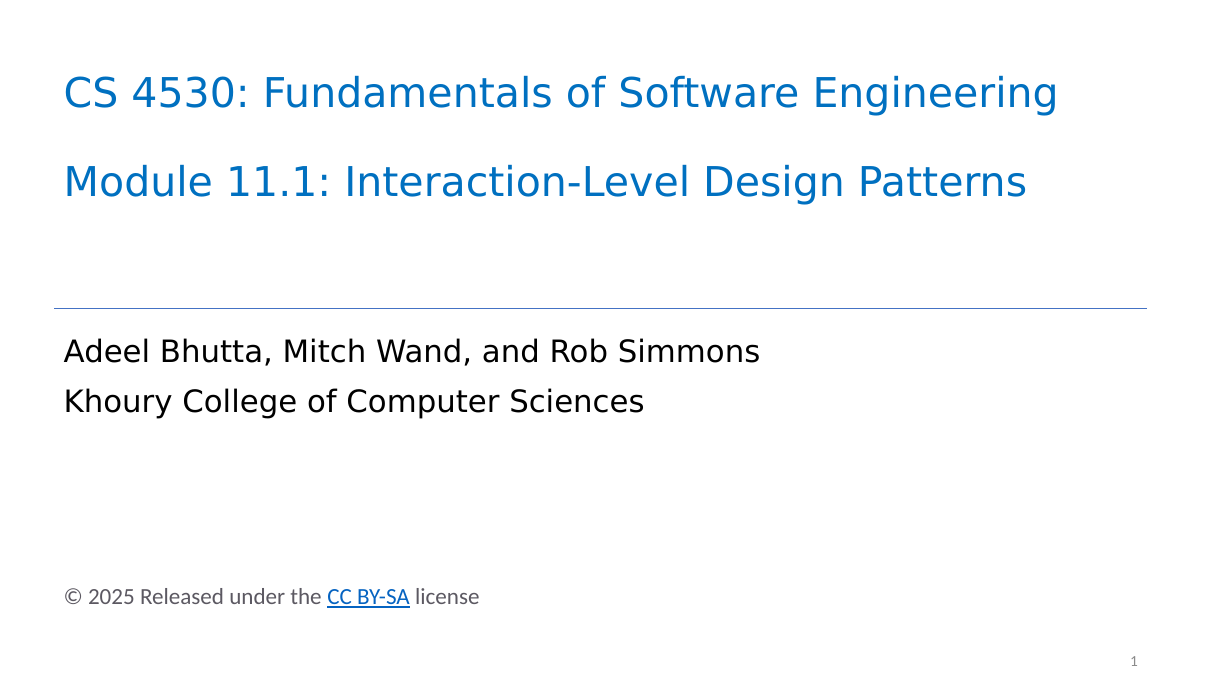
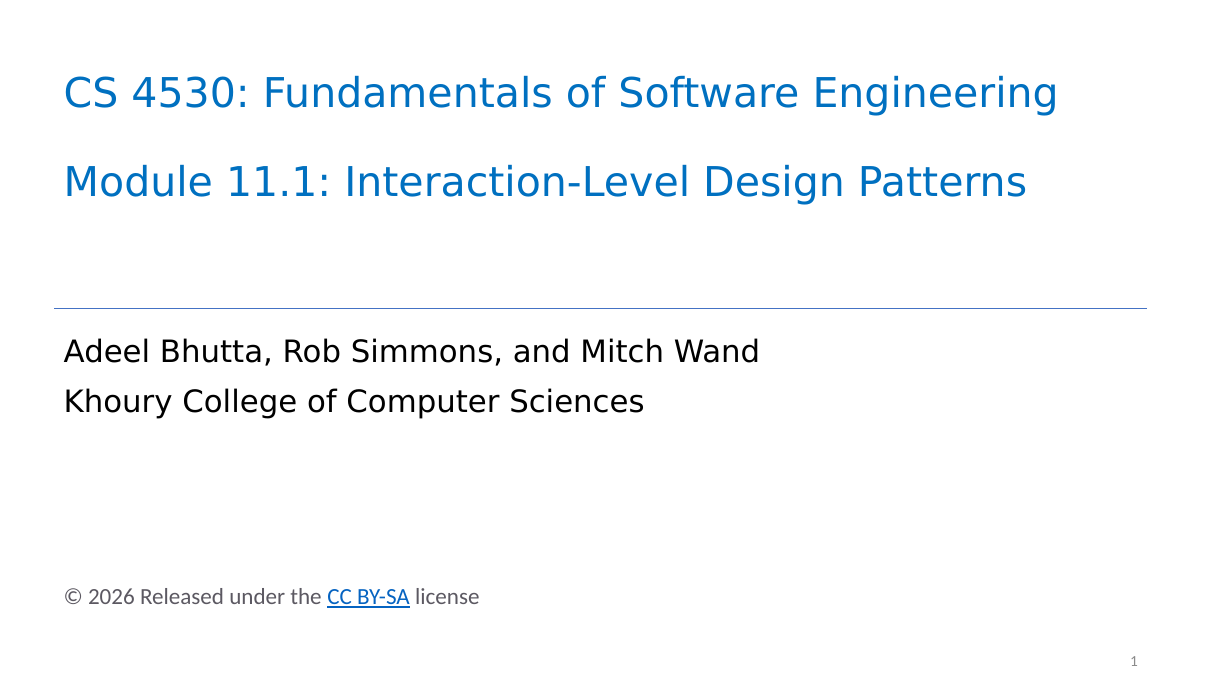
Before and after one commit to neu-se/CS4530-Spring-2026, a slide deck: slide 1 of Slides/Module 11.1 Interaction-Level Design.pptx. Drawn at 1232x693 pixels with LibreOffice and Linux fonts; fonts in the diff are those of the drawing. Boxes give left, top, right and bottom in pixels: in the first picture for what was removed or moved away, otherwise in the second. Text is boxed around its words. In the diff, an @@ line names an element or a change of style, - is before the commit and + after.

```diff
--- a/Slides/Module 11.1 Interaction-Level Design.pptx
+++ b/Slides/Module 11.1 Interaction-Level Design.pptx
@@ subtitle at <box>64,338,760,366</box>: text changed @@
-Adeel Bhutta, Mitch Wand, and Rob Simmons
+Adeel Bhutta, Rob Simmons, and Mitch Wand
@@ text at <box>88,588,479,608</box>: text changed @@
-© 2025 Released under the CC BY-SA license
+© 2026 Released under the CC BY-SA license
```
Also in this commit, not shown: 3 other files.
